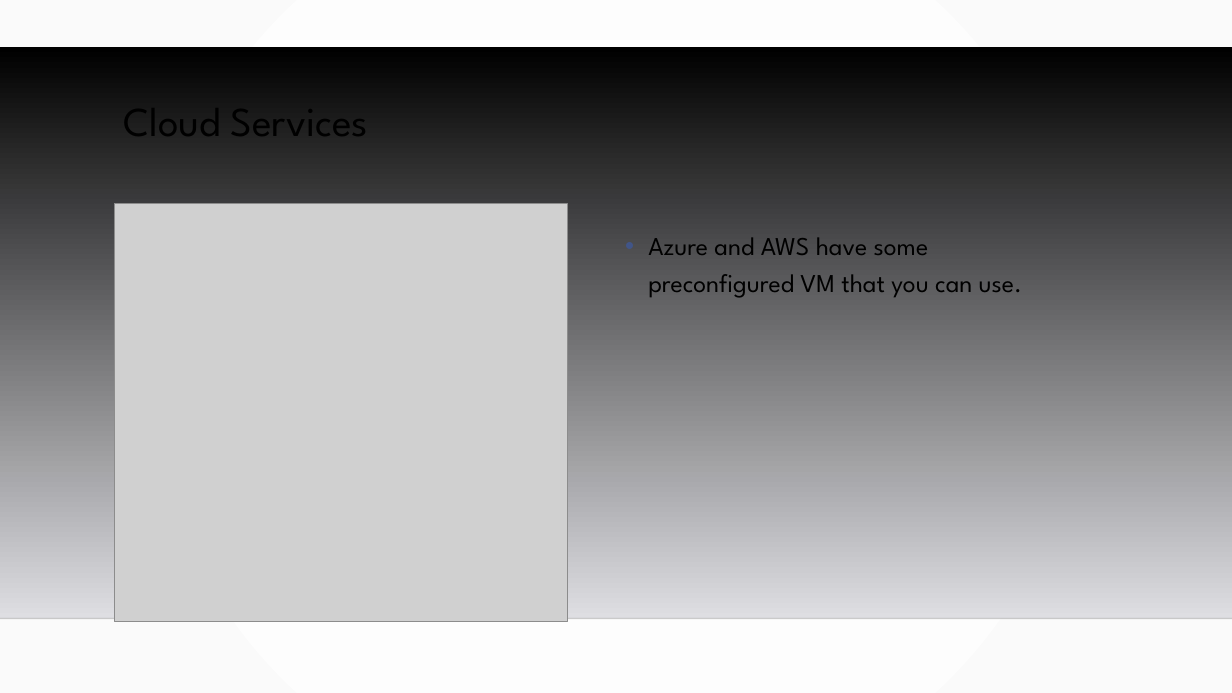
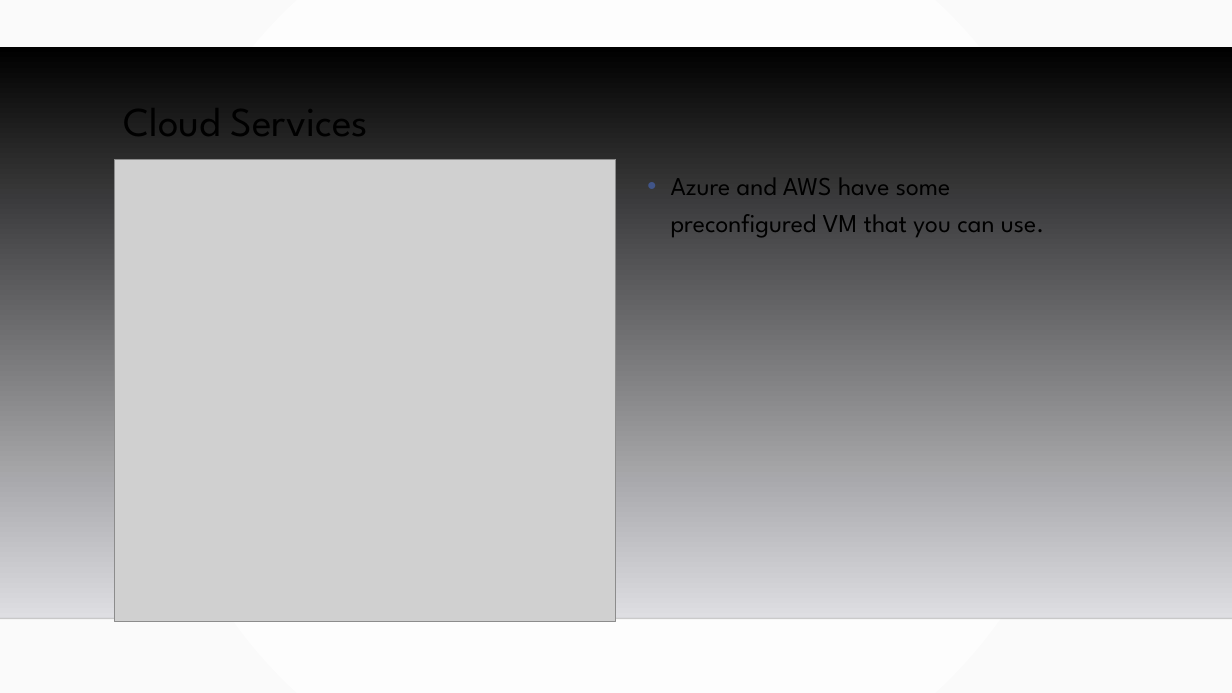
Before and after one commit to MGIS-UMN/GIS5577_week10, a slide deck: slide 2 of Installing_ArcServer.odp. Drawn at 1232x693 pixels with LibreOffice and Linux fonts; fonts in the diff are those of the drawing; grey boxes stand for pictures; background and template pictures are left out. Boxes give left, top, right and bottom in pixels: in the first picture for what was removed or moved away, otherwise in the second. Text is boxed around its words. In the diff, an @@ line names an element or a change of style, - is before the commit and + after.

```diff
--- a/Installing_ArcServer.odp
+++ b/Installing_ArcServer.odp
@@ picture: place and size @@
-picture at bbox=[115, 204, 567, 622]
+picture at bbox=[115, 159, 616, 622]
@@ text "Azure and AWS have some ...": place and size @@
-text "Azure and AWS have some ..." at bbox=[648, 237, 1022, 298]
+text "Azure and AWS have some ..." at bbox=[671, 178, 1044, 237]
```
Also in this commit, not shown: 5 other slides changed, 1 other file.
